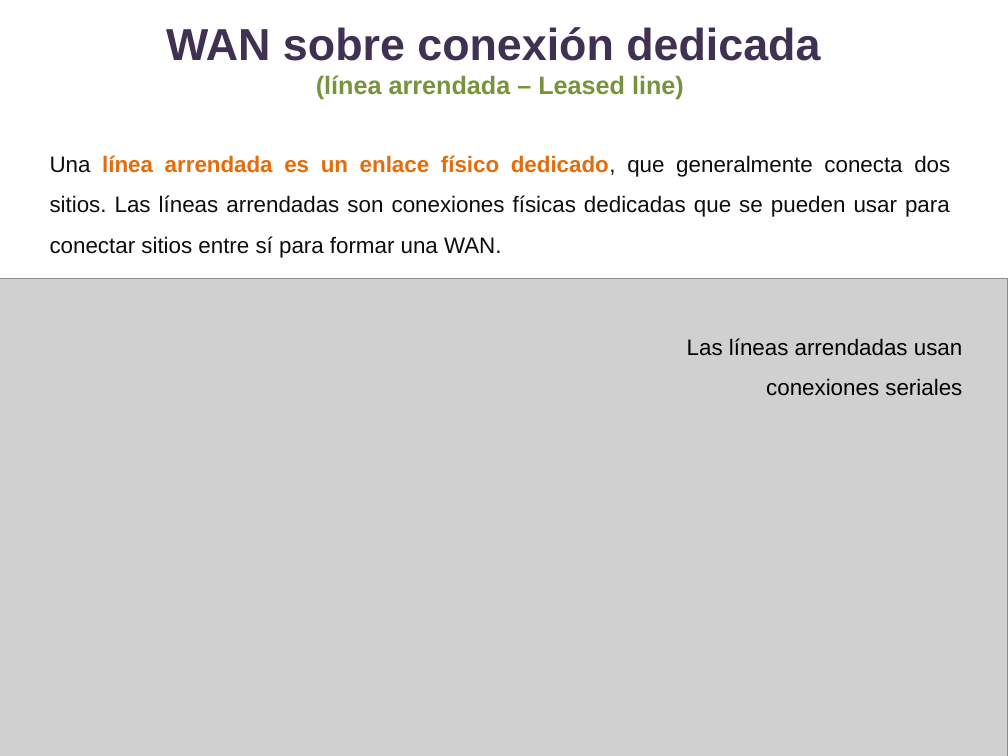
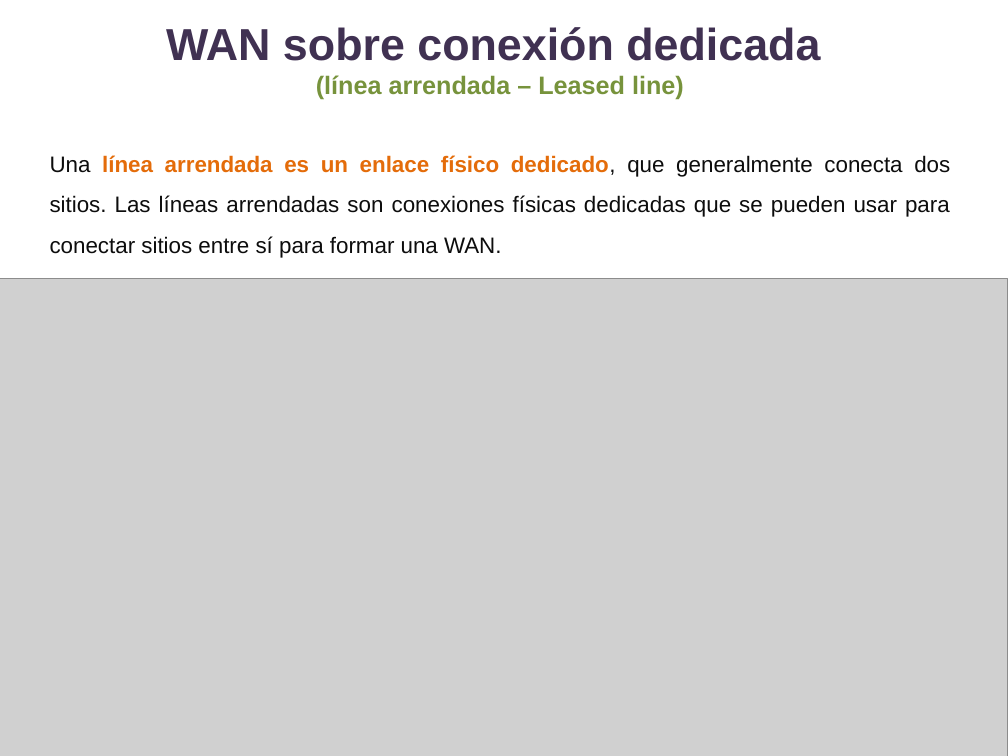
Before and after one commit to lizetheP/WAN, a slide deck: slide 9 of Calendario2025/Presentaciones/8_WAN.pptx. Drawn at 1008x756 pixels with LibreOffice and Linux fonts; fonts in the diff are those of the drawing; grey boxes stand for pictures. Boxes give left, top, right and bottom in pixels: in the first picture for what was removed or moved away, otherwise in the second. Text is boxed around its words. In the diff, an @@ line names an element or a change of style, - is before the commit and + after.

```diff
--- a/Calendario2025/Presentaciones/8_WAN.pptx
+++ b/Calendario2025/Presentaciones/8_WAN.pptx
@@ text removed at bbox=[687, 338, 962, 396] @@
-Las líneas arrendadas usan conexiones seriales
```
Also in this commit, not shown: 1 other slide changed, 8 other files.
